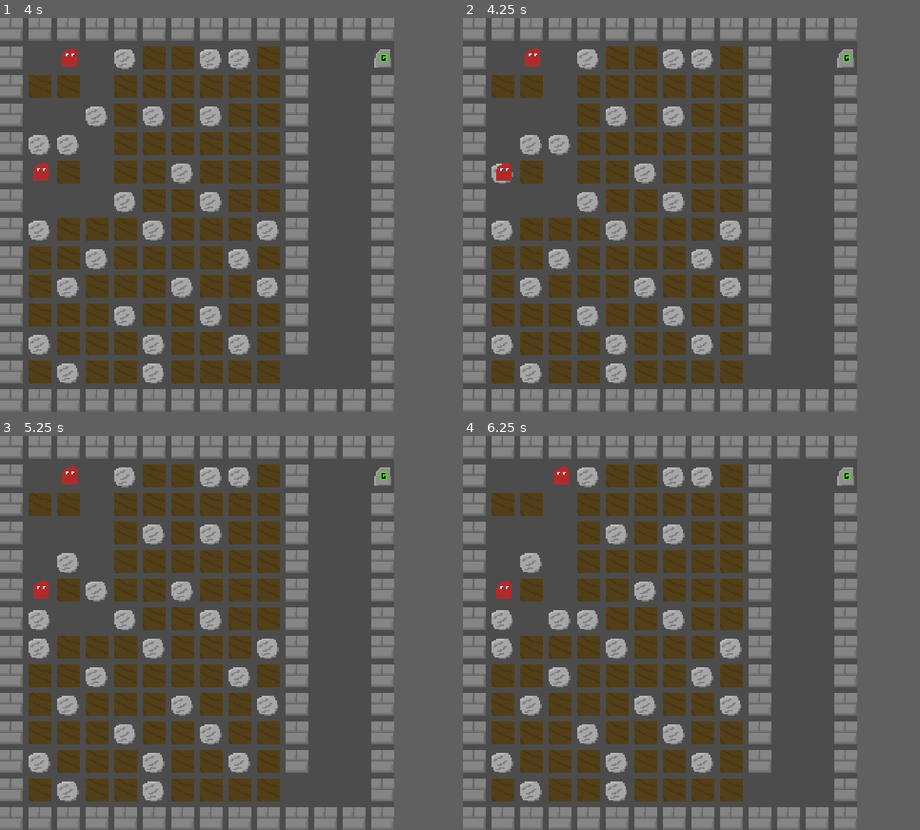
Above: before the commit, frames 1-4 (two rows, left to right).
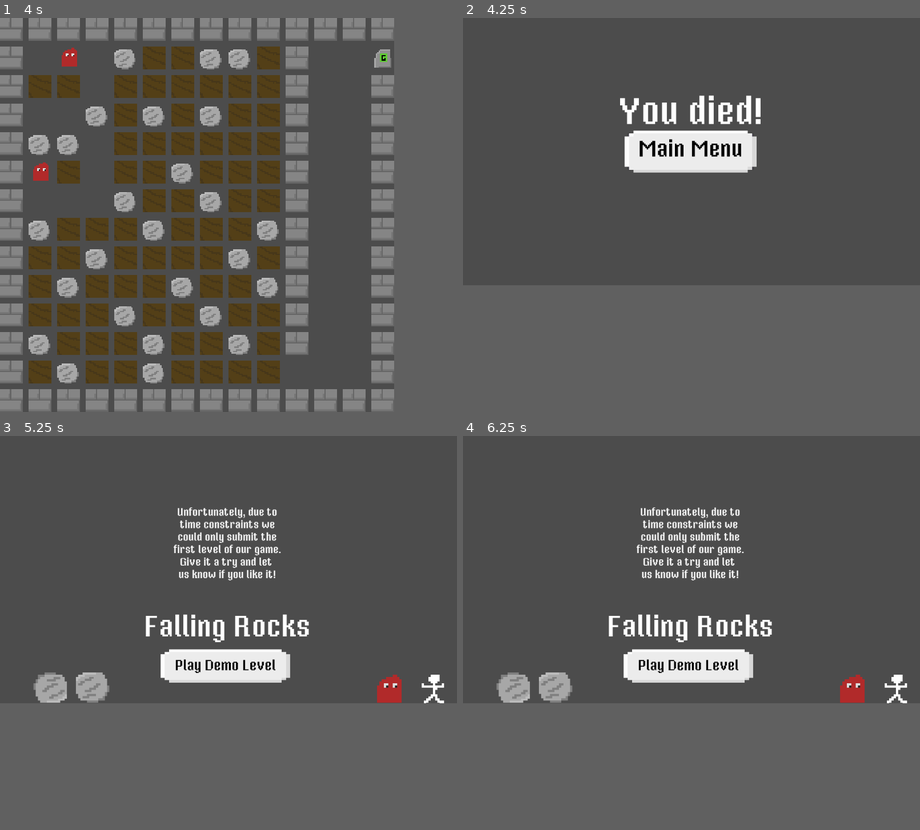
Above: after the commit, the same moments.

Repository: archfan7411/LD46
Game: Godot game, scene res://Menu.tscn
Same seed, same stepped clock (60 frames per second), same inputs: the game is played once before the commit and once after it.
Inputs (mouse positions are in pixels of both pictures, inside the frame that each line leads up to):
- Up to frame 1 (4 s): click "Play Demo Level" at 0.5 s; click "Play Demo Level" at 1.25 s; click (223, 250) at 2 s; tap Enter at 2.75 s; hold Ctrl (dig) 2.78-3.53 s; hold W (up) from 2.78 s (still down); tap R (restart) at 3.5 s; tap Ctrl (dig) at 3.6 s
- Up to frame 2 (4.25 s): keep holding W (up)
- Up to frame 3 (5.25 s): release W (up) at 4.28 s; hold A (left) 4.28-5 s; hold Ctrl (dig) 4.28-5 s; click (228, 569) at 5.02 s
- Up to frame 4 (6.25 s): tap R (restart) at 5.75 s; hold A (left) from 5.78 s (still down); tap Ctrl (dig) at 5.85 s
In our replay, in frame 2 the window is 690x690 before the commit and 800x468 after it. These sizes can differ from the game's own. Grey fills any space a smaller window leaves; there, only what the larger window draws over its background counts as a difference.

Frame 1 is identical in both runs. In frame 2, 45% of the frame differs, in the area x 0-87%, y 0-100%; in frame 3, 46%, in the area x 0-98%, y 0-100%; in frame 4, 46%.

Commit message:
lose condition

Diff:
--- a/Rock.gd
+++ b/Rock.gd
@@ -8,6 +8,9 @@
 func get_fall_offset():
 	var state = get_parent().get_state()
 	var tile_below = get_pos() + Vector2(0, 1)
+	if state.player_pos == tile_below:
+		OS.window_size = Vector2(1024,600)
+		get_tree().change_scene("res://Defeat.tscn")
 	if tile_below.y > len(state.level_map) - 1:
 		return null
 	if state.get_type(tile_below) == "Empty":
